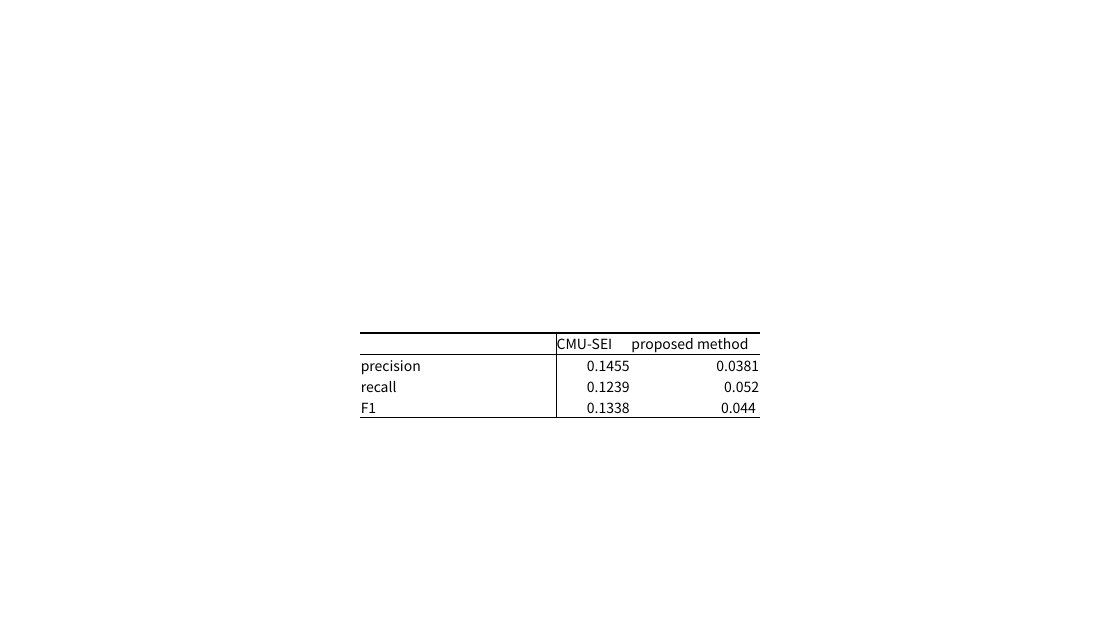
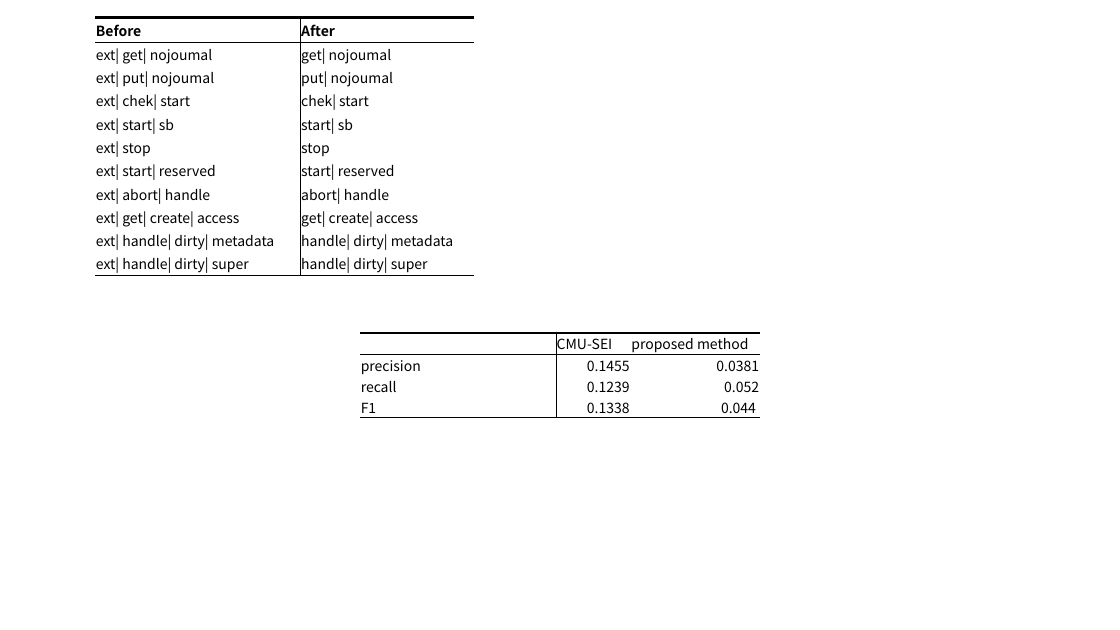
Before and after one commit to hisazumi/cextractor, a slide deck: slide 1 of textemp_apris2019/image/プレゼンテーション3.pptx. Drawn at 1120x630 pixels with LibreOffice and Linux fonts; fonts in the diff are those of the drawing. Boxes give left, top, right and bottom in pixels: in the first picture for what was removed or moved away, otherwise in the second. Text is boxed around its words. In the diff, an @@ line names an element or a change of style, - is before the commit and + after.

```diff
--- a/textemp_apris2019/image/プレゼンテーション3.pptx
+++ b/textemp_apris2019/image/プレゼンテーション3.pptx
@@ table added at <box>95,18,474,277</box>, 11 rows, 2 columns @@
+Before | After
+ext| get| nojoumal | get| nojoumal
+ext| put| nojoumal | put| nojoumal
+ext| chek| start | chek| start
+ext| start| sb | start| sb
+ext| stop | stop
+ext| start| reserved | start| reserved
+ext| abort| handle | abort| handle
+ext| get| create| access | get| create| access
+ext| handle| dirty| metadata | handle| dirty| metadata
+ext| handle| dirty| super | handle| dirty| super
```
Also in this commit, not shown: 16 other files.
